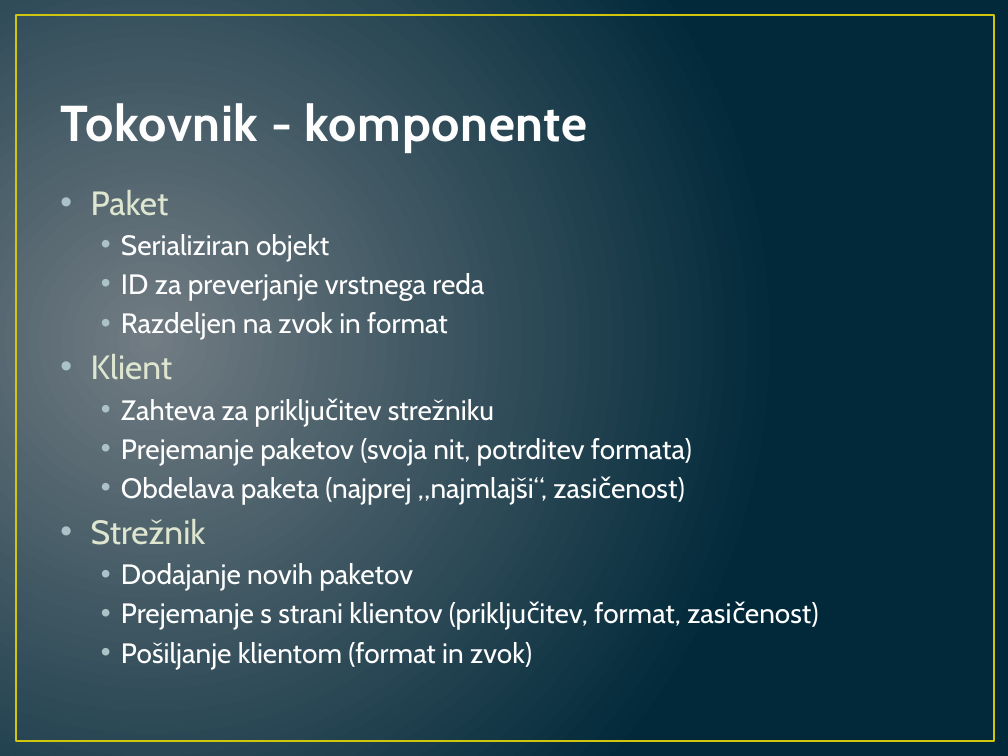
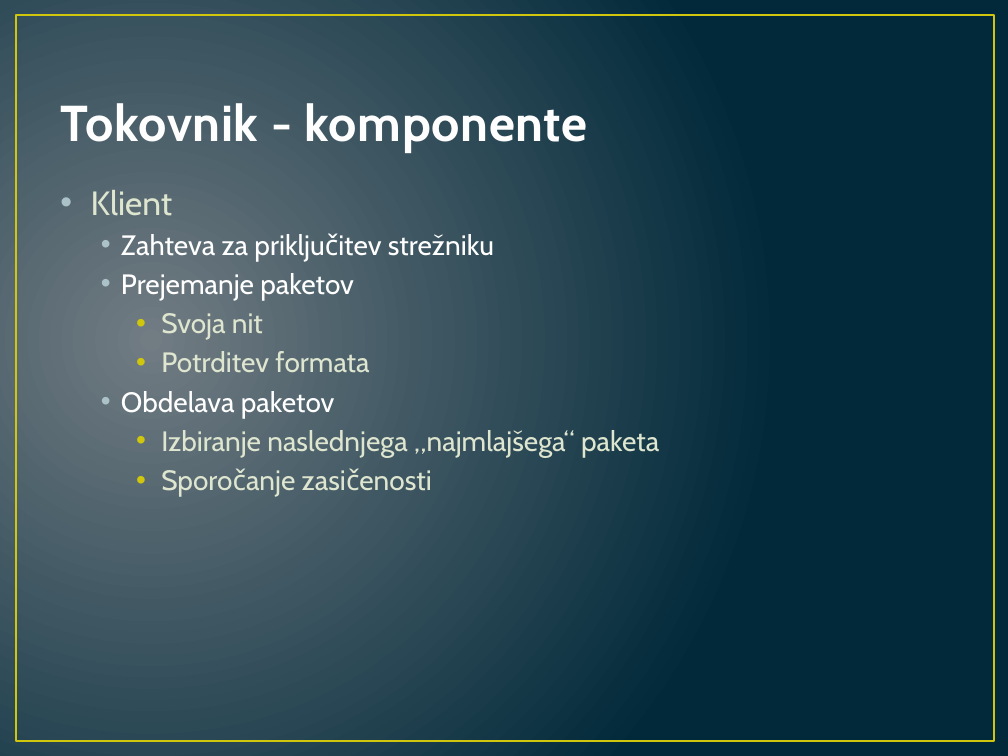
Before and after one commit to primus11/RZP, a slide deck: slide 10 of documentation/chiptune_glasba.pptx. Drawn at 1008x756 pixels with LibreOffice and Linux fonts; fonts in the diff are those of the drawing. Boxes give left, top, right and bottom in pixels: in the first picture for what was removed or moved away, otherwise in the second. Text is boxed around its words. In the diff, an @@ line names an element or a change of style, - is before the commit and + after.

```diff
--- a/documentation/chiptune_glasba.pptx
+++ b/documentation/chiptune_glasba.pptx
@@ text at <box>91,190,484,340</box>: paragraphs removed @@
-• Paket
-  • Serializiran objekt
-  • ID za preverjanje vrstnega reda
-  • Razdeljen na zvok in format
@@ text at <box>121,273,659,457</box>: text changed; text colour #FFFFFF to #DFE6D0 @@
-  • Prejemanje paketov (svoja nit, potrditev formata)
-  • Obdelava paketa (najprej „najmlajši“, zasičenost)
-• Strežnik
-  • Dodajanje novih paketov
-  • Prejemanje s strani klientov (priključitev, format, zasičenost)
-  • Pošiljanje klientom (format in zvok)
+  • Prejemanje paketov
+    • Svoja nit
+    • Potrditev formata
+  • Obdelava paketov
+    • Izbiranje naslednjega „najmlajšega“ paketa
+    • Sporočanje zasičenosti
```
Also in this commit, not shown: 1 slide added.
